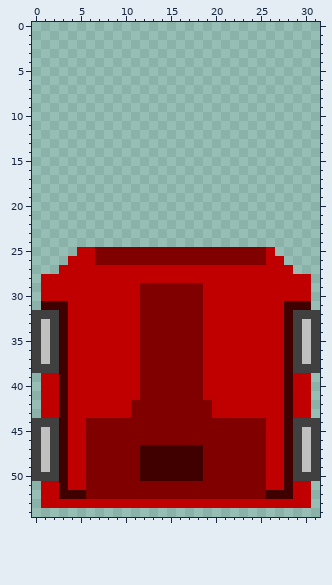
Two versions of one pixel-art sprite, Dank.gmx/sprites/images/enemy1_0.png. Above is the file before it was changed.
The file is 32x55 pixels.
After:
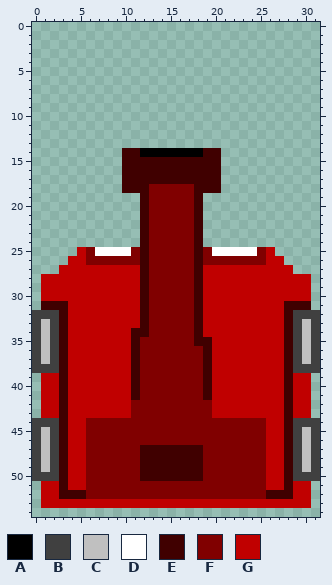
Palette (. is transparent): A #000000  B #404040  C #c0c0c0  D #ffffff  E #400000  F #800000  G #c00000
From old to new:
y 14: x 10..20 ........... -> EEAAAAAAAEE
y 15..17: x 10..20 ........... -> EEEEEEEEEEE
y 18: x 10..20 ........... -> EEEFFFFFEEE
y 19..24: x 12..18 ....... -> EFFFFFE
y 25: x 6..10 GFFFF -> FDDDD; x 12 F -> E; x 18 F -> E; x 20..24 FFFFF -> DDDDD
y 26: x 6 G -> F; x 12 F -> E; x 18 F -> E
y 27..28: x 12..18 GGGGGGG -> EFFFFFE
y 29..33: x 12 F -> E; x 18 F -> E
y 34: x 11..12 GF -> EE; x 18 F -> E
y 35: x 11 G -> E; x 18..19 FG -> EE
y 36..41: x 11 G -> E; x 19 G -> E
Where, in picture pixels (left, top, right, bottom), the same in both pictures:
changed: (86, 148, 257, 400)
